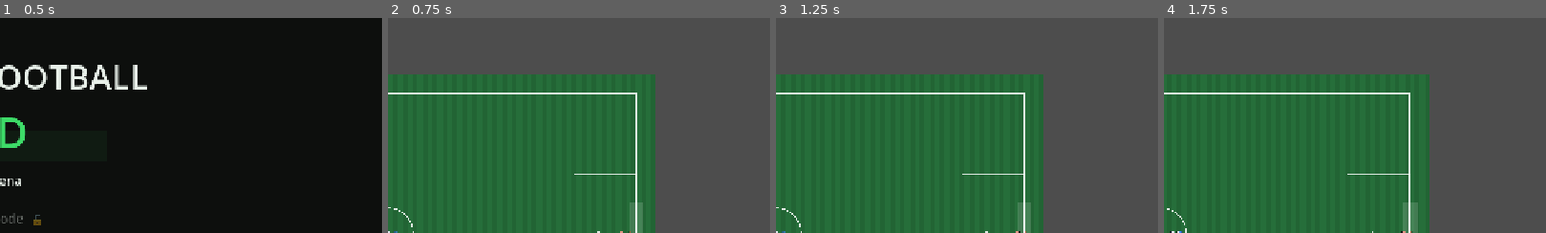
Above: before the commit, frames 1-4 (left to right).
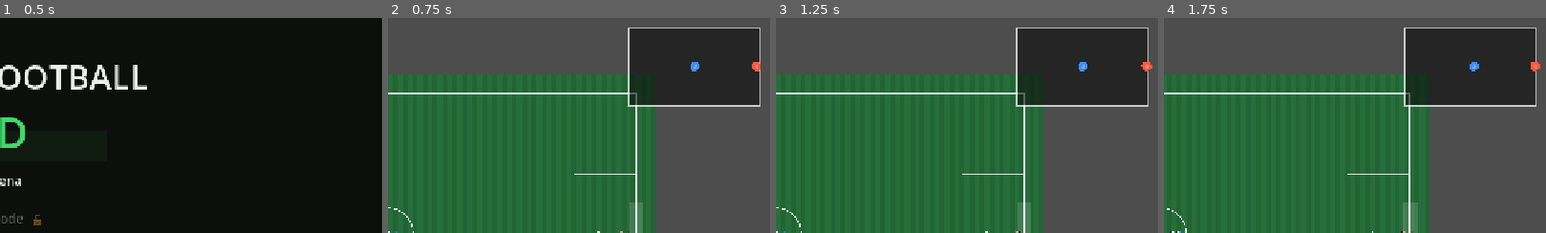
Above: after the commit, the same moments.

Repository: RidgeBridgeStudios/PowerFootball-2D
Game: Godot game, scene res://ui/MainMenu.tscn
Same seed, same stepped clock (60 frames per second), same inputs: the game is played once before the commit and once after it.
Inputs:
- Up to frame 1 (0.5 s): no input
- Up to frame 2 (0.75 s): click "🏟 Practice Arena" at 0.5 s
- Up to frame 3 (1.25 s): no input
- Up to frame 4 (1.75 s): tap Enter at 1.25 s; hold D (move_right) from 1.28 s (still down); tap Space (action_kick) at 1.35 s
The pictures show only the part of the screen within x 50-100%, y 0-50%; the shares and areas given below are measured in that part.

Frame 1 is identical in both runs. In frame 2, 13% of the frame differs, in the area x 62-98%, y 4-42%; in frame 3, 13%; in frame 4, 13%, in the area x 62-99%, y 4-42%.

Commit message:
Add player nameplate to HUD and numbered minimap dots
Adds a bottom-left nameplate panel showing the active human player's
shirt number and name, populated in HUD.bind_active_player() from the
PlayerData resource PlayerFactory stashes as controller meta (the
controller itself has no player_name/shirt_number fields).

Also introduces a minimap (pitch/Minimap.gd + Minimap.tscn), since none
existed yet: a screen-fixed panel in the top-right corner drawing every
player as a team-coloured dot with their shirt number inside it, bound
to the pitch's player list and boundary from PitchScene._bind_players().

Diff:
--- /dev/null
+++ b/pitch/Minimap.gd
@@ -0,0 +1,95 @@
+##
+## Minimap
+##
+## Small always-on-screen overview of the pitch: a bordered box in the top
+## right corner showing every player as a team-coloured dot with their shirt
+## number drawn inside it. Lives on the Control child of a CanvasLayer so it
+## stays fixed on screen regardless of camera position or shake.
+##
+## Positions come straight from each HeavyPlayerController's global_position
+## (world space, pitch centred on the origin — see PitchMarkings), rescaled
+## into this control's local rect. Redrawn every frame since 22 players is
+## cheap to iterate and there is no cheaper "did anything move" check worth
+## doing.
+##
+## Depends on: HeavyPlayerController, PlayerData (via player_data meta),
+##             PitchBoundary (for pitch_size).
+## Exposes: bind(players, boundary)
+##
+
+class_name Minimap
+extends Control
+
+const DOT_RADIUS: float = 8.0
+const NUMBER_FONT_SIZE: int = 8
+const BG_COLOR: Color = Color(0.04, 0.04, 0.04, 0.6)
+const BORDER_COLOR: Color = Color(1.0, 1.0, 1.0, 0.7)
+const BORDER_WIDTH: float = 2.0
+const NUMBER_COLOR: Color = Color(1.0, 1.0, 1.0, 1.0)
+
+## Colour per team. Index 0 = TEAM_A, index 1 = TEAM_B — matches FacingArrow.
+const TEAM_COLORS: Array[Color] = [
+	Color(0.25, 0.55, 1.0, 1.0),
+	Color(1.0, 0.35, 0.25, 1.0),
+]
+
+var _players: Node2D = null
+var _pitch_size: Vector2 = Vector2(1600.0, 900.0)
+
+
+## Called once by PitchScene after players are spawned. boundary may be null
+## (falls back to the default pitch size) if a caller ever binds early.
+func bind(players: Node2D, boundary: PitchBoundary) -> void:
+	_players = players
+	if boundary != null:
+		_pitch_size = boundary.pitch_size
+
+
+func _process(_delta: float) -> void:
+	if _players != null:
+		queue_redraw()
+
+
+func _draw() -> void:
+	var rect := Rect2(Vector2.ZERO, size)
+	draw_rect(rect, BG_COLOR, true)
+	draw_rect(rect, BORDER_COLOR, false, BORDER_WIDTH)
+
+	if _players == null:
+		return
+
+	for node: Node in _players.get_children():
+		var player := node as HeavyPlayerController
+		if player == null or not is_instance_valid(player):
+			continue
+		_draw_player_dot(player)
+
+
+func _draw_player_dot(player: HeavyPlayerController) -> void:
+	var dot_pos: Vector2 = _world_to_map(player.global_position)
+	var team_idx: int = clampi(player.team, 0, TEAM_COLORS.size() - 1)
+	draw_circle(dot_pos, DOT_RADIUS, TEAM_COLORS[team_idx])
+
+	var data: PlayerData = player.get_meta(&"player_data", null) as PlayerData
+	if data == null:
+		return
+
+	var number_text: String = str(data.shirt_number)
+	var font: Font = ThemeDB.fallback_font
+	var text_size: Vector2 = font.get_string_size(
+		number_text, HORIZONTAL_ALIGNMENT_CENTER, -1, NUMBER_FONT_SIZE)
+	var baseline: Vector2 = dot_pos + Vector2(-text_size.x * 0.5, text_size.y * 0.35)
+	draw_string(
+		font, baseline, number_text, HORIZONTAL_ALIGNMENT_CENTER, -1,
+		NUMBER_FONT_SIZE, NUMBER_COLOR)
+
+
+## Pitch is centred on the world origin, so shift by half the pitch size
+## before normalising into this control's local rect. Clamped in case a
+## player is mid-tackle out near (or past) the touchline.
+func _world_to_map(world_pos: Vector2) -> Vector2:
+	var half: Vector2 = _pitch_size * 0.5
+	var normalized: Vector2 = (world_pos + half) / _pitch_size
+	normalized.x = clampf(normalized.x, 0.0, 1.0)
+	normalized.y = clampf(normalized.y, 0.0, 1.0)
+	return normalized * size
--- /dev/null
+++ b/pitch/Minimap.tscn
@@ -0,0 +1,18 @@
+[gd_scene load_steps=2 format=3]
+
+[ext_resource type="Script" path="res://pitch/Minimap.gd" id="1_minimap"]
+
+[node name="Minimap" type="CanvasLayer"]
+
+[node name="MapArea" type="Control" parent="."]
+script = ExtResource("1_minimap")
+layout_mode = 3
+anchors_preset = 1
+anchor_left = 1.0
+anchor_right = 1.0
+offset_left = -236.0
+offset_top = 16.0
+offset_right = -16.0
+offset_bottom = 146.0
+grow_horizontal = 0
+mouse_filter = 2
--- a/pitch/PitchScene.gd
+++ b/pitch/PitchScene.gd
@@ -19,7 +19,7 @@
 ##             HeavyPlayerController, PlayerBrain, SetPieceCoordinator,
 ##             DataLoader, PlayerFactory, RefereeLoader, MatchReferee,
 ##             ManagerLoader, ManagerData, ManagerDirector, PressOffice,
-##             TouchlineBubble.
+##             TouchlineBubble, Minimap.
 ## Exposes: reset_for_kickoff(), shake_camera(amount)
 ##
 
@@ -77,6 +77,7 @@
 @onready var _manager_director_a: ManagerDirector = $ManagerDirectorA
 @onready var _manager_director_b: ManagerDirector = $ManagerDirectorB
 @onready var _touchline_bubble: TouchlineBubble = $TouchlineBubble
+@onready var minimap: Minimap = $Minimap/MapArea
 
 ## PressOffice is a RefCounted press-quote generator — never add_child'd, no
 ## scene tree access.
@@ -426,6 +427,8 @@
 		squad_counts[player.team] = player.squad_index + 1
 		PlayerFactory.apply(player, DataLoader.get_player(player.team, player.squad_index), anchor)
 
+	minimap.bind(players, boundary)
+
 
 ## Hands control to whichever teammate is closest to the ball. Control transfers
 ## wholesale: the player being left behind hands off to its brain, which picks up
--- a/pitch/PitchScene.tscn
+++ b/pitch/PitchScene.tscn
@@ -12,6 +12,7 @@
 [ext_resource type="Script" path="res://entities/manager/ManagerDirector.gd" id="10_manager_director"]
 [ext_resource type="Script" path="res://pitch/PitchMarkings.gd" id="11_markings"]
 [ext_resource type="PackedScene" path="res://ui/TouchlineBubble.tscn" id="12_touchline"]
+[ext_resource type="PackedScene" path="res://pitch/Minimap.tscn" id="13_minimap"]
 
 [sub_resource type="RectangleShape2D" id="RectangleShape2D_goal"]
 size = Vector2(48, 200)
@@ -249,3 +250,5 @@
 [node name="HUD" parent="." instance=ExtResource("7_hud")]
 
 [node name="TouchlineBubble" parent="." instance=ExtResource("12_touchline")]
+
+[node name="Minimap" parent="." instance=ExtResource("13_minimap")]
--- a/ui/HUD.gd
+++ b/ui/HUD.gd
@@ -41,6 +41,9 @@
 @onready var set_piece_banner: Label = $Root/SetPieceBanner
 @onready var wall_hint_label: Label = $Root/WallHintLabel
 @onready var mood_label: Label = $Root/MoodLabel
+@onready var nameplate_panel: PanelContainer = $Root/NameplatePanel
+@onready var nameplate_number_label: Label = $Root/NameplatePanel/NameplateBox/NumberLabel
+@onready var nameplate_name_label: Label = $Root/NameplatePanel/NameplateBox/NameLabel
 @onready var practice_hints_panel: PanelContainer = $Root/PracticeHintsPanel
 @onready var _practice_gk_label: Label = $Root/PracticeHintsPanel/VBox/GKLabel
 
@@ -70,6 +73,7 @@
 	wall_hint_label.visible = false
 	mood_label.text = ""
 	mood_label.visible = false
+	nameplate_panel.visible = false
 
 
 func _process(_delta: float) -> void:
@@ -124,6 +128,24 @@
 			_refresh_mood_label(mood_node.current_tier)
 		else:
 			_refresh_mood_label(MoodSystem.Tier.NORMAL)
+	_refresh_nameplate()
+
+
+## Shirt number and name live on the PlayerData resource PlayerFactory stashes
+## in meta (see PlayerFactory.apply) rather than on the controller itself.
+func _refresh_nameplate() -> void:
+	if active_player == null or not is_instance_valid(active_player):
+		nameplate_panel.visible = false
+		return
+
+	var data: PlayerData = active_player.get_meta(&"player_data", null) as PlayerData
+	if data == null:
+		nameplate_panel.visible = false
+		return
+
+	nameplate_number_label.text = str(data.shirt_number)
+	nameplate_name_label.text = data.player_name
+	nameplate_panel.visible = true
 
 
 func _update_power_meter() -> void:
--- a/ui/HUD.tscn
+++ b/ui/HUD.tscn
@@ -89,6 +89,32 @@
 theme_override_font_sizes/font_size = 20
 visible = false
 
+[node name="NameplatePanel" type="PanelContainer" parent="Root"]
+layout_mode = 1
+anchors_preset = 2
+anchor_top = 1.0
+anchor_bottom = 1.0
+offset_left = 16.0
+offset_top = -40.0
+offset_right = 184.0
+offset_bottom = -8.0
+grow_vertical = 0
+visible = false
+
+[node name="NameplateBox" type="HBoxContainer" parent="Root/NameplatePanel"]
+layout_mode = 2
+theme_override_constants/separation = 8
+
+[node name="NumberLabel" type="Label" parent="Root/NameplatePanel/NameplateBox"]
+layout_mode = 2
+theme_override_font_sizes/font_size = 20
+text = "0"
+
+[node name="NameLabel" type="Label" parent="Root/NameplatePanel/NameplateBox"]
+layout_mode = 2
+theme_override_font_sizes/font_size = 16
+text = ""
+
 [node name="PowerMeter" type="ProgressBar" parent="Root"]
 layout_mode = 1
 anchors_preset = 7
